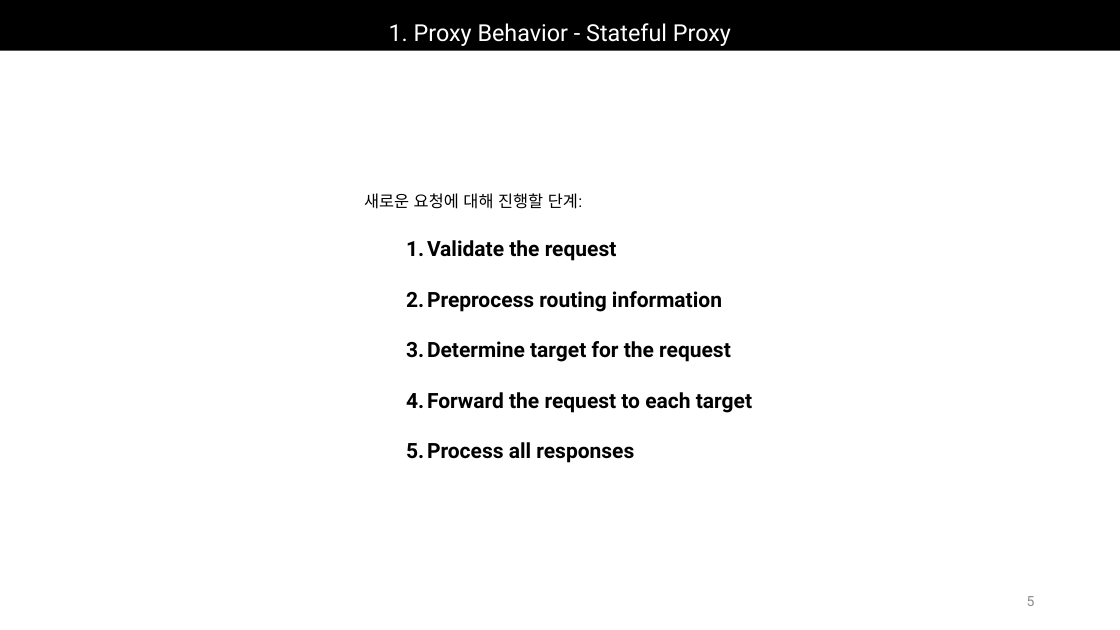
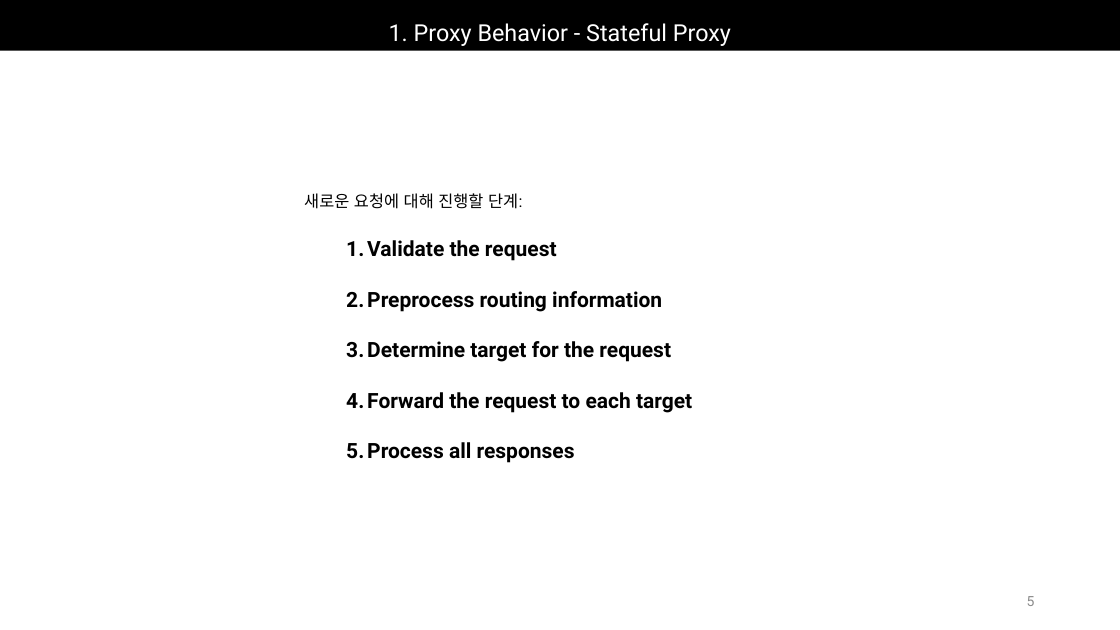
Before and after one commit to Epsilonely/SIP-Survey, a slide deck: slide 5 of 세미나 3차.pptx. Drawn at 1120x630 pixels with LibreOffice and Linux fonts; fonts in the diff are those of the drawing. Boxes give left, top, right and bottom in pixels: in the first picture for what was removed or moved away, otherwise in the second. Text is boxed around its words. In the diff, an @@ line names an element or a change of style, - is before the commit and + after.

```diff
--- a/세미나 3차.pptx
+++ b/세미나 3차.pptx
@@ text "새로운 요청에 대해 진행할 단계:" moved from (x1=364, y1=193, x2=752, y2=463) to (x1=304, y1=193, x2=692, y2=463) @@
```
Also in this commit, not shown: 1 other slide changed, 3 slides added.
